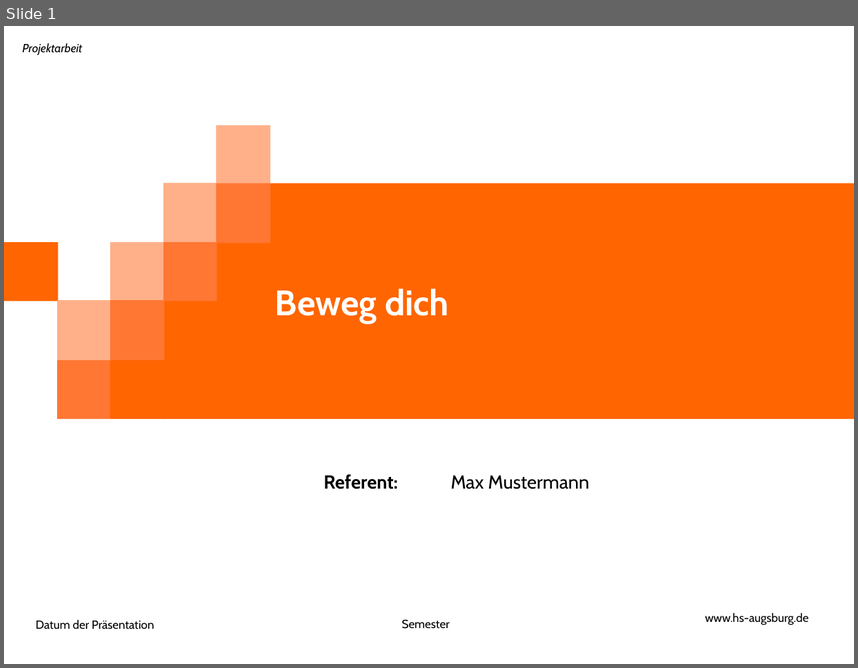
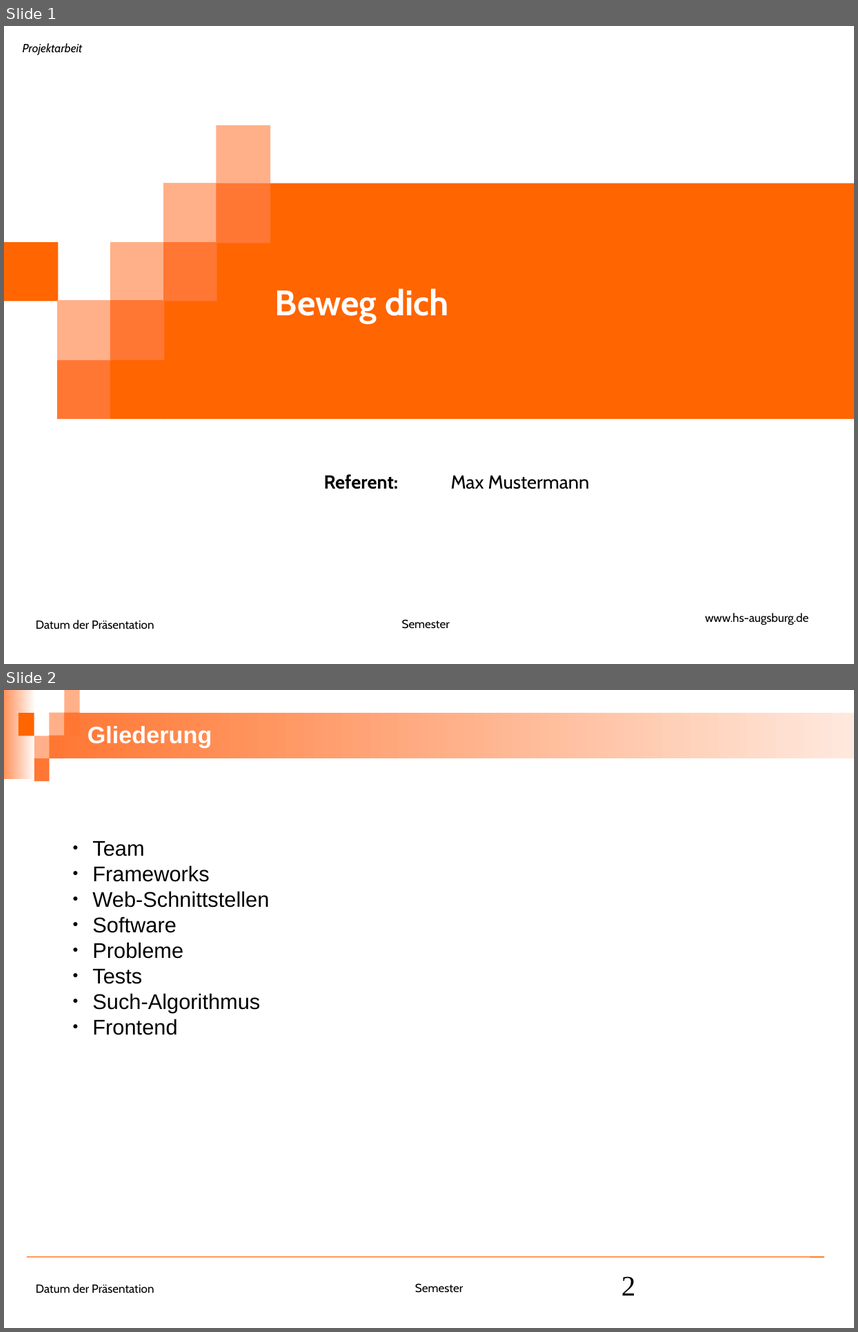
Before and after one commit to felixk101/bewegdich-public, a slide deck: docs/Präsentation.ppt. Shown one above the other, each under a label of ours: slide 1 before the commit, slides 1 and 2 after it. The pictures are 858x668 and 858x1332 pixels, drawn with LibreOffice and Linux fonts; fonts in the diff are those of the drawing; background and template pictures are left out. Boxes give left, top, right and bottom in pixels: in the first picture for what was removed or moved away, otherwise in the second. Text is boxed around its words. In the diff, an @@ line names an element or a change of style, - is before the commit and + after.

Commit message:
Erste Gliederung möglicher Folien

```diff
--- a/docs/Präsentation.ppt
+++ b/docs/Präsentation.ppt
@@ slide 2 added at [4,690,854,1328], background #FFFFFF; not listed: 1 template element that a slide beside it also shows @@
@@ rectangle added at [4,690,36,779], fill gradient #FFFFFF to #FF925B @@
@@ rectangle added at [64,690,80,713], fill #FFB089 @@
@@ rectangle added at [18,713,34,736], fill #FF6500 @@
@@ rectangle added at [49,713,854,759], fill gradient #FFFFFF to #FF7733 @@
@@ rectangle added at [49,713,64,737], fill #FFB089 @@
@@ rectangle added at [64,713,80,737], fill #FF7733 @@
@@ title added at [87,726,212,748], 20 pt, text #FFFFFF, bold @@
+Gliederung
@@ rectangle added at [34,736,50,759], fill #FFB089 @@
@@ rectangle added at [49,735,64,758], fill #FF7733 @@
@@ rectangle added at [34,759,50,782], fill #FF7733 @@
@@ text added at [92,840,269,1035], 18 pt, text #000000 @@
+● Team
+● Frameworks
+● Web-Schnittstellen
+● Software
+● Probleme
+● Tests
+● Such-Algorithmus
+● Frontend
@@ line added from (27, 1256) to (824, 1256), #FF6500 0.74 pt @@
@@ text added at [415,1283,463,1292], 10 pt, text #000000 @@
+Semester
@@ page number added at [622,1276,636,1295], 24 pt, text #000000 @@
+2
```
Also in this commit, not shown: 1 slide removed.
